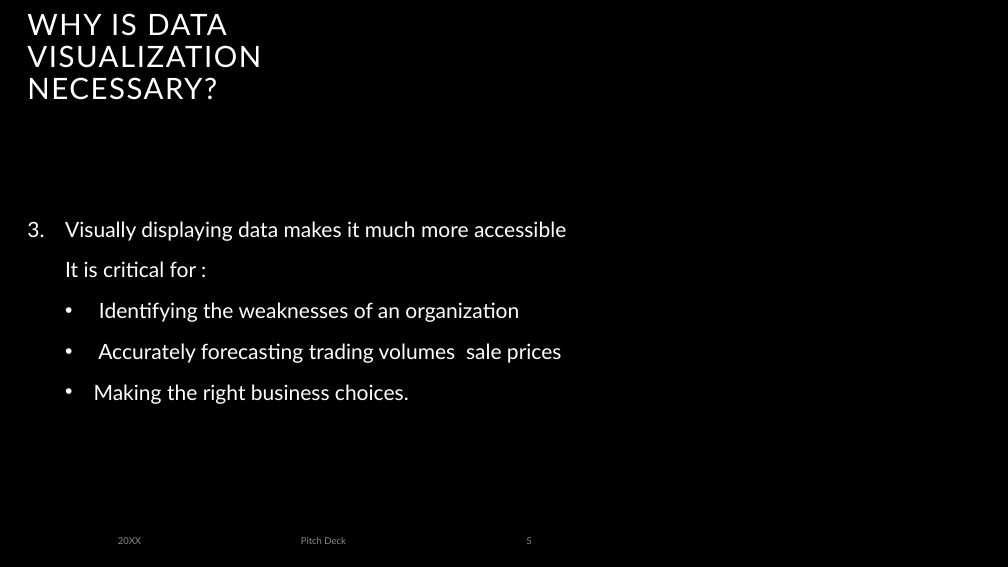
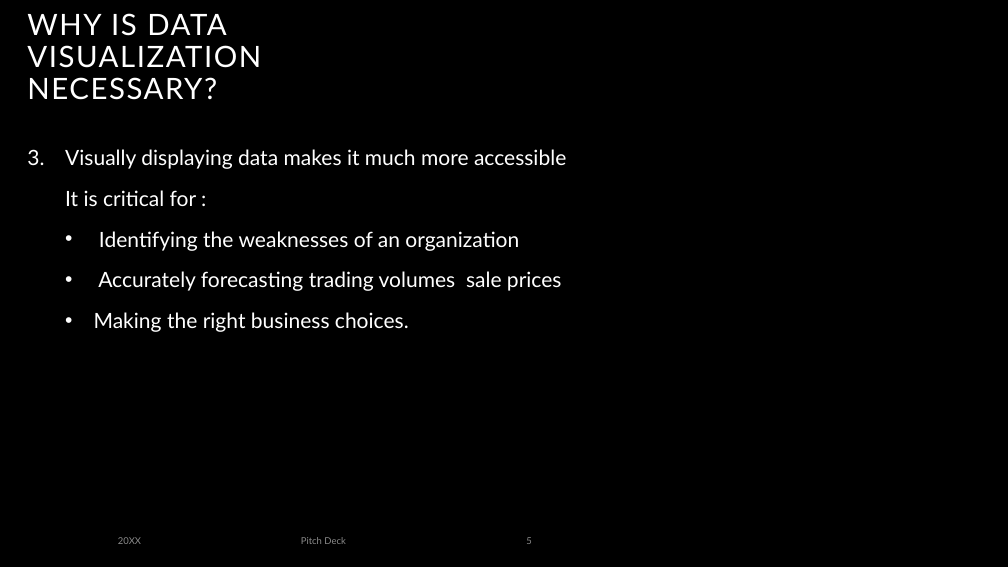
Before and after one commit to mungutiwilliam/Indian-Startups-dataset-analysis, a slide deck: slide 5 of Data Visualization.pptx. Drawn at 1008x567 pixels with LibreOffice and Linux fonts; fonts in the diff are those of the drawing; background and template pictures are left out. Boxes give left, top, right and bottom in pixels: in the first picture for what was removed or moved away, otherwise in the second. Text is boxed around its words. In the diff, an @@ line names an element or a change of style, - is before the commit and + after.

```diff
--- a/Data Visualization.pptx
+++ b/Data Visualization.pptx
@@ text "Visually displaying data makes it ...": place and size @@
-text "Visually displaying data makes it ..." at (65,221,566,404)
+text "Visually displaying data makes it ..." at (65,149,566,332)
```
Also in this commit, not shown: 14 other slides changed, 1 slide added, 2 other files.
